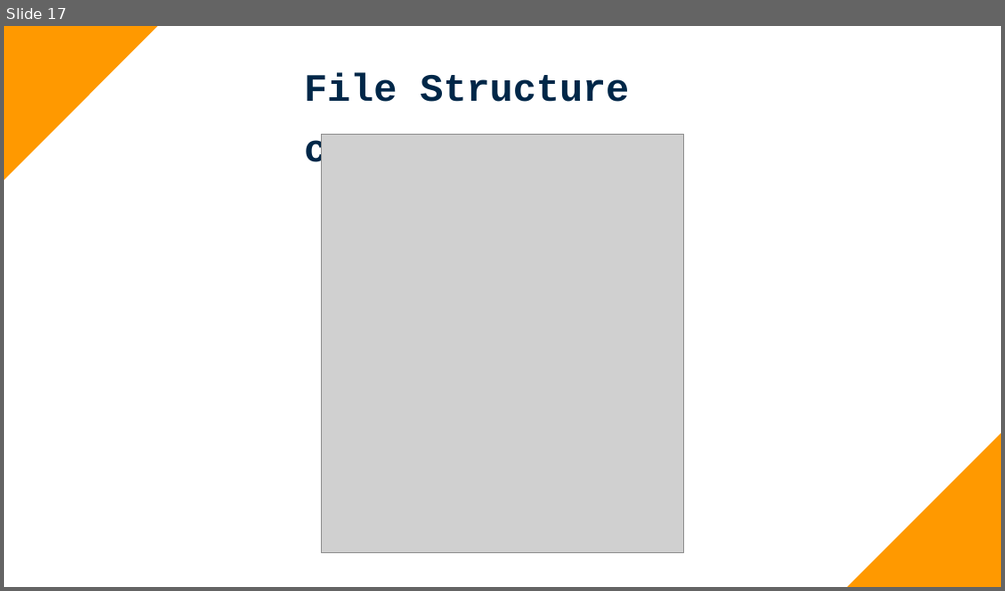
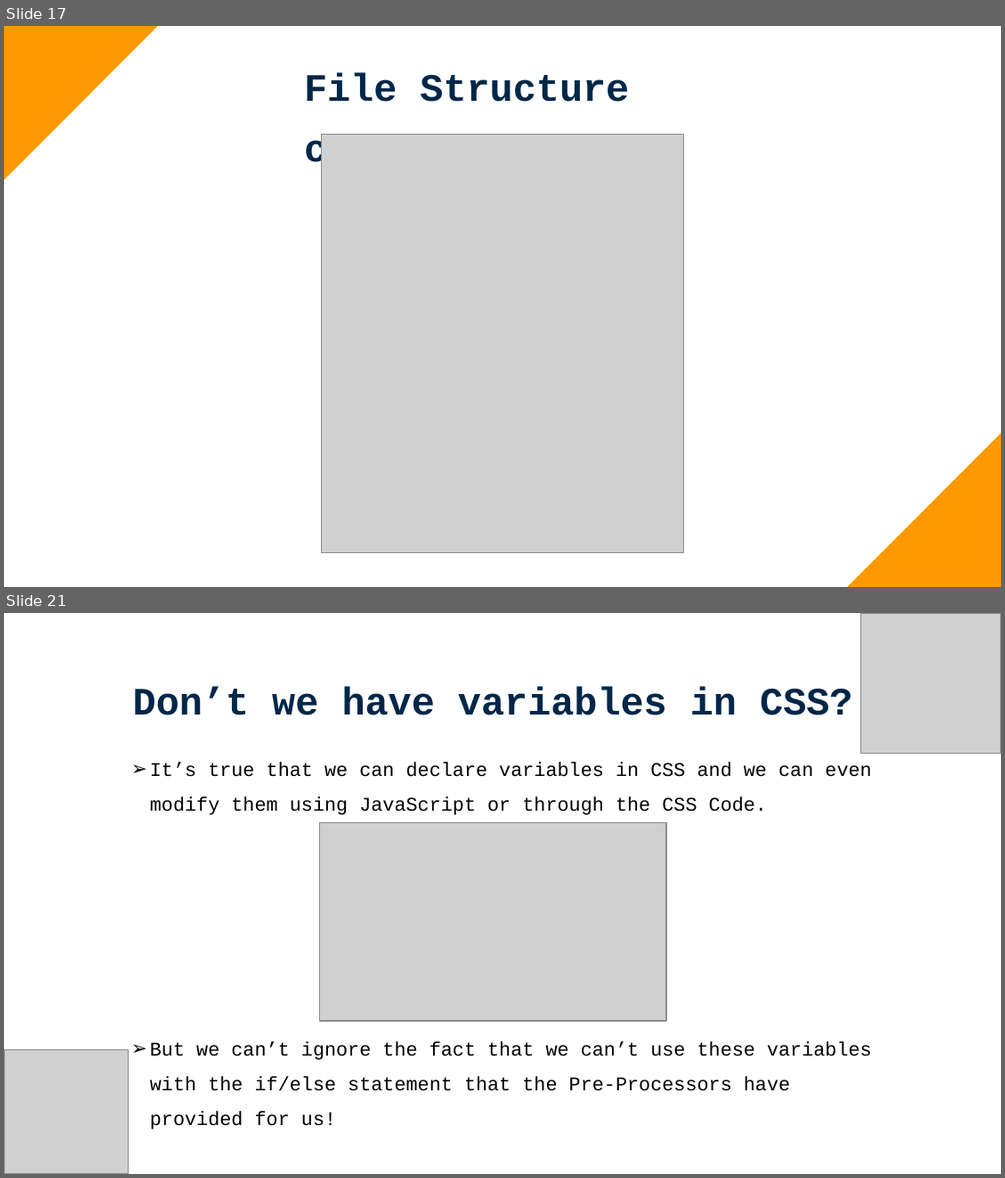
Before and after one commit to Aamer-Qanadilo/BEM_Pre-Processor_Presentation, a slide deck: BEM-Arch.pptx. Shown one above the other, each under a label of ours: slide 17 before the commit, slides 17 and 21 after it; the slides between them are not shown. The pictures are 1005x591 and 1005x1178 pixels, drawn with LibreOffice and Linux fonts; fonts in the diff are those of the drawing; grey boxes stand for pictures. Boxes give left, top, right and bottom in pixels: in the first picture for what was removed or moved away, otherwise in the second. Text is boxed around its words. In the diff, an @@ line names an element or a change of style, - is before the commit and + after.

Commit message:
Updated slides, added the Pre-Processor

```diff
--- a/BEM-Arch.pptx
+++ b/BEM-Arch.pptx
@@ slide 21 added at (x1=4, y1=613, x2=1001, y2=1174), background #FFFFFF @@
@@ picture added at (x1=860, y1=613, x2=1001, y2=754) @@
@@ text added at (x1=133, y1=686, x2=852, y2=715), 28 pt, text #002748, bold @@
+Don’t we have variables in CSS?
@@ text added at (x1=150, y1=762, x2=872, y2=1091), 14 pt, text #000000 @@
+➢ It’s true that we can declare variables in CSS and we can even modify them using JavaScript or through the CSS Code.
+➢ But we can’t ignore the fact that we can’t use these variables with the if/else statement that the Pre-Processors have provided for us!
@@ picture added at (x1=319, y1=822, x2=666, y2=1021) @@
@@ picture added at (x1=4, y1=1050, x2=128, y2=1173) @@
```
Also in this commit, not shown: 8 other slides added, 1 other file.
